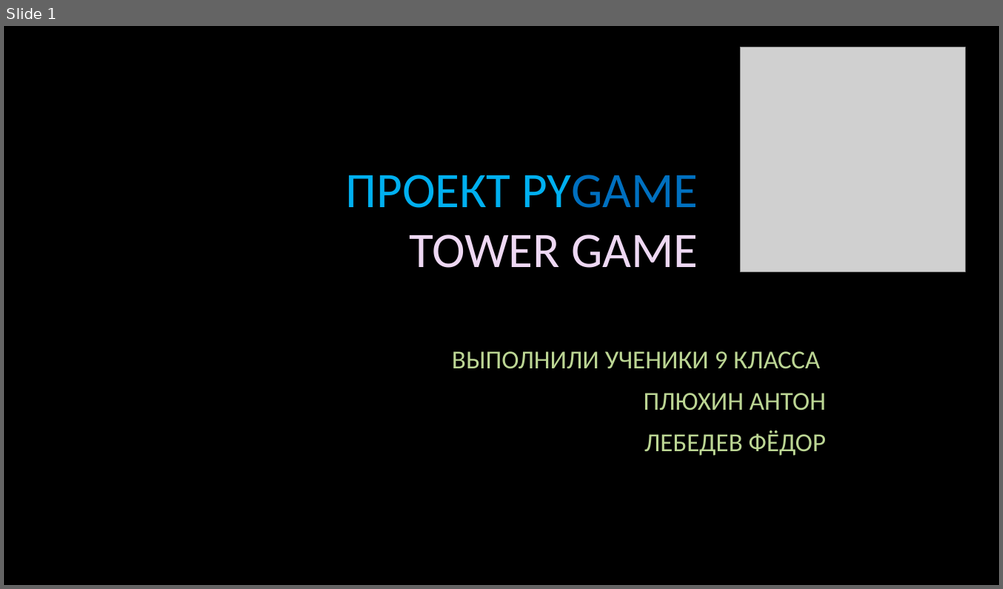
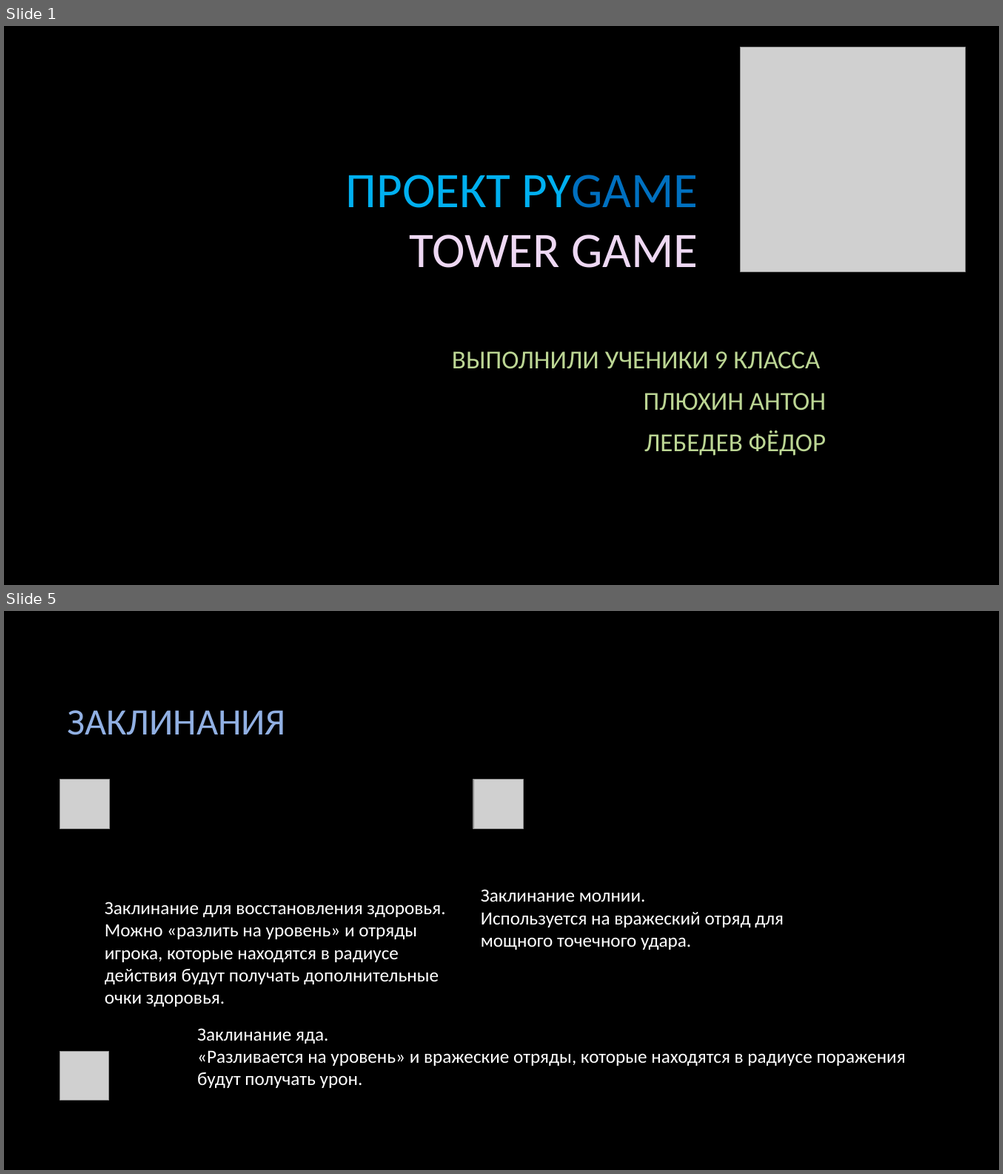
Before and after one commit to Anton-beep/TowerGame, a slide deck: info/PyGameTower.pptx. Shown one above the other, each under a label of ours: slide 1 before the commit, slides 1 and 5 after it; the slides between them are not shown. The pictures are 1003x589 and 1003x1174 pixels, drawn with LibreOffice and Linux fonts; fonts in the diff are those of the drawing; grey boxes stand for pictures; background and template pictures are left out. Boxes give left, top, right and bottom in pixels: in the first picture for what was removed or moved away, otherwise in the second. Text is boxed around its words. In the diff, an @@ line names an element or a change of style, - is before the commit and + after.

```diff
--- a/info/PyGameTower.pptx
+++ b/info/PyGameTower.pptx
@@ slide 5 added at (4,611,999,1170), background picture (left out) @@
@@ title added at (68,710,286,735), 36 pt, text #91B0E3 @@
+ЗАКЛИНАНИЯ
@@ picture added at (60,780,110,829) @@
@@ picture added at (473,780,523,829) @@
@@ text added at (481,889,783,950), 18 pt, text #FFFFFF @@
+Заклинание молнии.
+Используется на вражеский отряд для мощного точечного удара.
@@ text added at (105,902,445,1007), 18 pt, text #FFFFFF @@
+Заклинание для восстановления здоровья.
+Можно «разлить на уровень» и отряды игрока, которые находятся в радиусе действия будут получать дополнительные очки здоровья.
@@ text added at (197,1028,905,1088), 18 pt, text #FFFFFF @@
+Заклинание яда.
+«Разливается на уровень» и вражеские отряды, которые находятся в радиусе поражения будут получать урон.
@@ picture added at (60,1052,109,1101) @@
```
Also in this commit, not shown: 2 slides changed, 1 other slide added, 1 slide removed, 5 other files.
